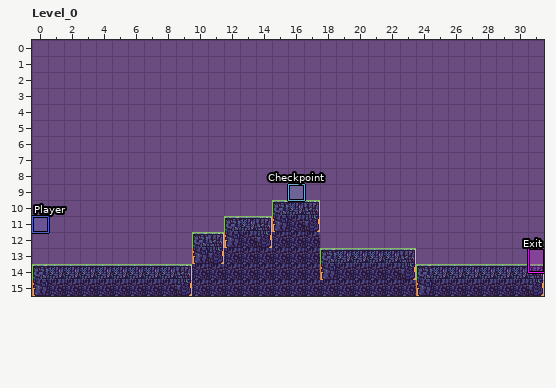
Two states of a LDtk project, res/maps/metamorphose.ldtk. The picture above is the old version.
Cells are 16x16 px. Shown: Level_0 x 0..31, y 0..15. The commit also changed other parts of the map, which this record leaves out. The old version is drawn lined up with the new one.
And afterwards:
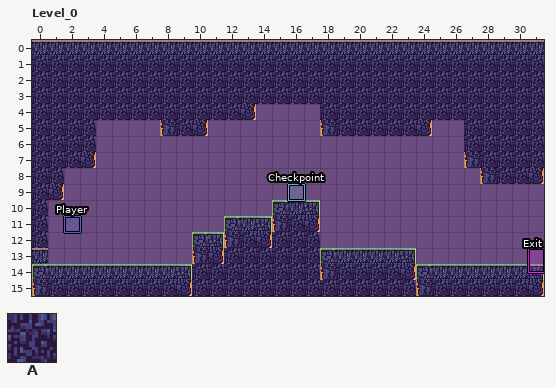
Key: from "AutoBase": A 1 "Floor".
_ is an empty cell.
Objects are placed by their top-left corner, in cells (3,4 is the top-left corner of cell 3,4); size is 1x1 cell unless given.
Commit: Lock levels inside of their frames to improve the level design and keep the player engaged
From old to new:
map size 32x8 -> 32x16 cells (old content now starts at 0,8; both pictures use the new coordinates)
Layer "AutoBase":
There is now tile A in rows 0 to 3 at x 0 to 31; in row 4 at x 0 to 13 and 18 to 31; in row 5 at x 0 to 3, 8 to 10, 18 to 24 and 27 to 31; in rows 6 to 7 at x 0 to 3 and 27 to 31; in row 8 at x 0 to 1 and 28 to 31; in row 9 at x 0 to 1.
There is now tile A in rows 10 to 13 at x 0.
Layer "Entities":
Object "Player" rectangle at 0,11 becomes "Player" rectangle at 2,11.
